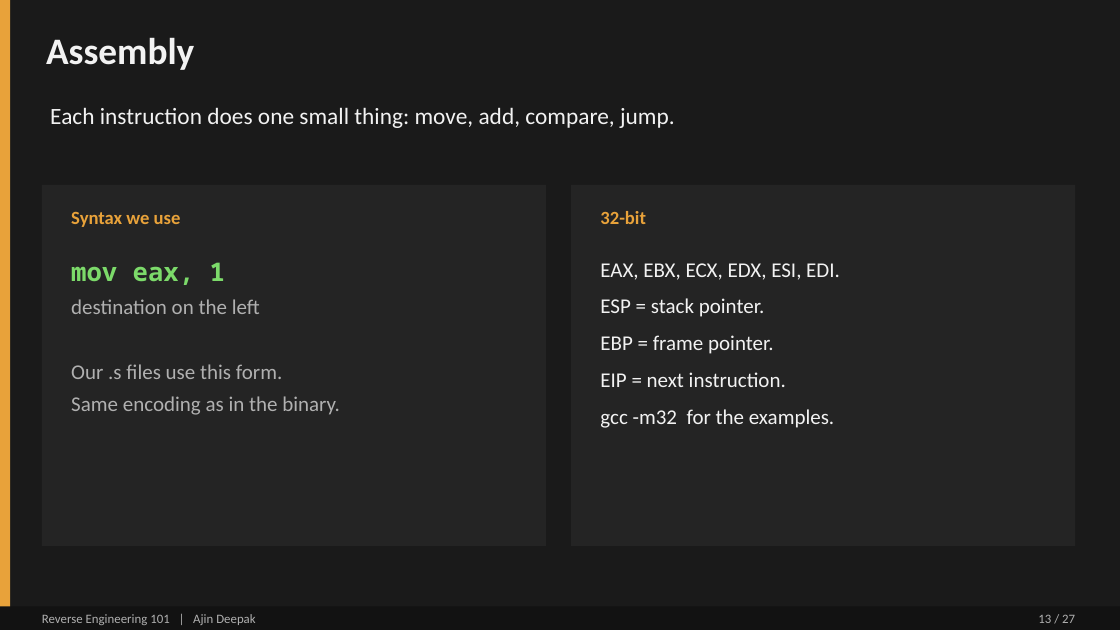
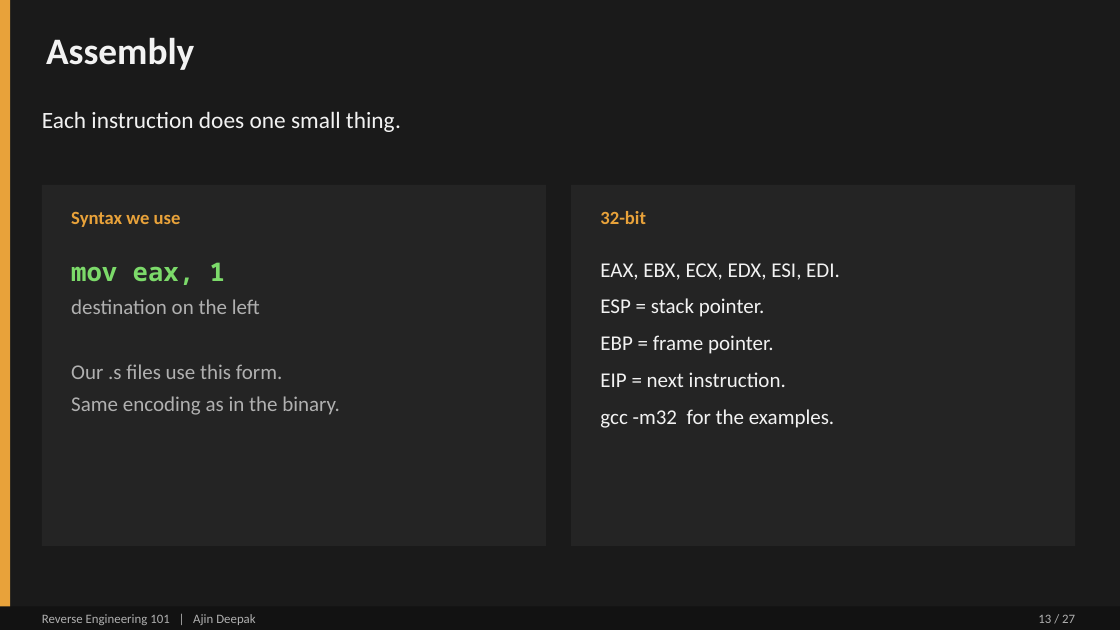
Before and after one commit to DERE-ad2001/reverse-engineering-101, a slide deck: slide 13 of Reverse Engineering 101.pptx. Drawn at 1120x630 pixels with LibreOffice and Linux fonts; fonts in the diff are those of the drawing. Boxes give left, top, right and bottom in pixels: in the first picture for what was removed or moved away, otherwise in the second. Text is boxed around its words. In the diff, an @@ line names an element or a change of style, - is before the commit and + after.

```diff
--- a/Reverse Engineering 101.pptx
+++ b/Reverse Engineering 101.pptx
@@ text at (x1=42, y1=111, x2=401, y2=132): text changed @@
-Each instruction does one small thing: move, add, compare, jump.
+Each instruction does one small thing.
```
Also in this commit, not shown: 5 other slides changed.
